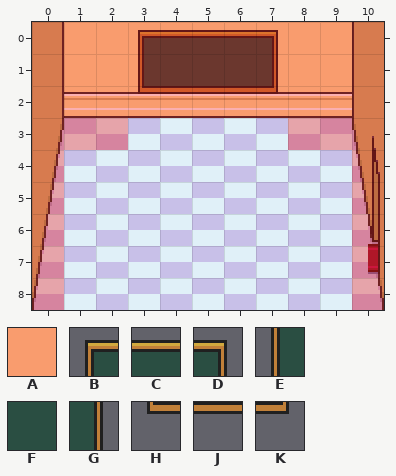
One commit to this Tiled map (JSON): maps/class8.json. That is the earlier state.
Cells are 16x16 px. Shown: x 0..10, y 0..8.
Key: from "collision": A 0; from "layer0": B 423, C 424, D 425, E 453, F 454, G 455, H 483, J 484, K 485.
_ is an empty cell.
Layers that did not change in this view are not listed.
Layer "layer1" before, first column x 0:
0 ___BCCCD___
1 ___EFFFG___
2 ___HJJJK___
3 ___________
4 ___________
5 ___________
6 ___________
7 ___________
8 ___________
Layer "collision" before, first column x 0:
0 AAAAAAAAAAA
1 AAAAAAAAAAA
2 AAAAAAAAAAA
3 AAA_____AAA
4 A_________A
5 A_________A
6 A_________A
7 A_________A
8 A_________A
The same view after the edit:
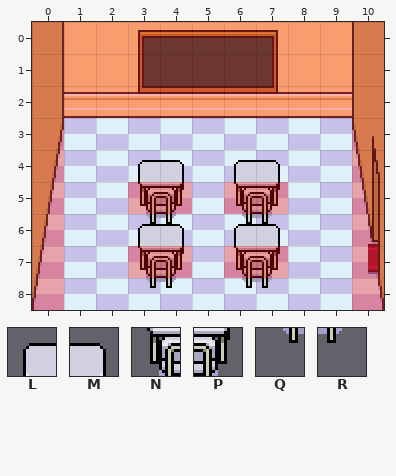
Further tiles: from "layer0": L 517, M 518, N 547, P 548, Q 577, R 578.
Tiles of an added or newly shown layer are drawn over the layers below it.
See-through tiles are keyed as they look on the map.
Changes in this commit:
Changed rows in their new state; . is an unchanged cell.
Layer "layer1":
first column x 3:
5 NP.NP
6 QR.QR
7 NP.NP
8 QR.QR
Layer "layer2" (added):
first column x 3:
4 LM.LM
6 LM.LM
Layer "collision":
first column x 1:
3 __.....__
5 ..AA.AA..
7 ..AA.AA..
Pixel boxes of the changes (left, top, right, bottom) in both pictures:
changed: (64, 118, 192, 288)
changed: (224, 118, 352, 288)
